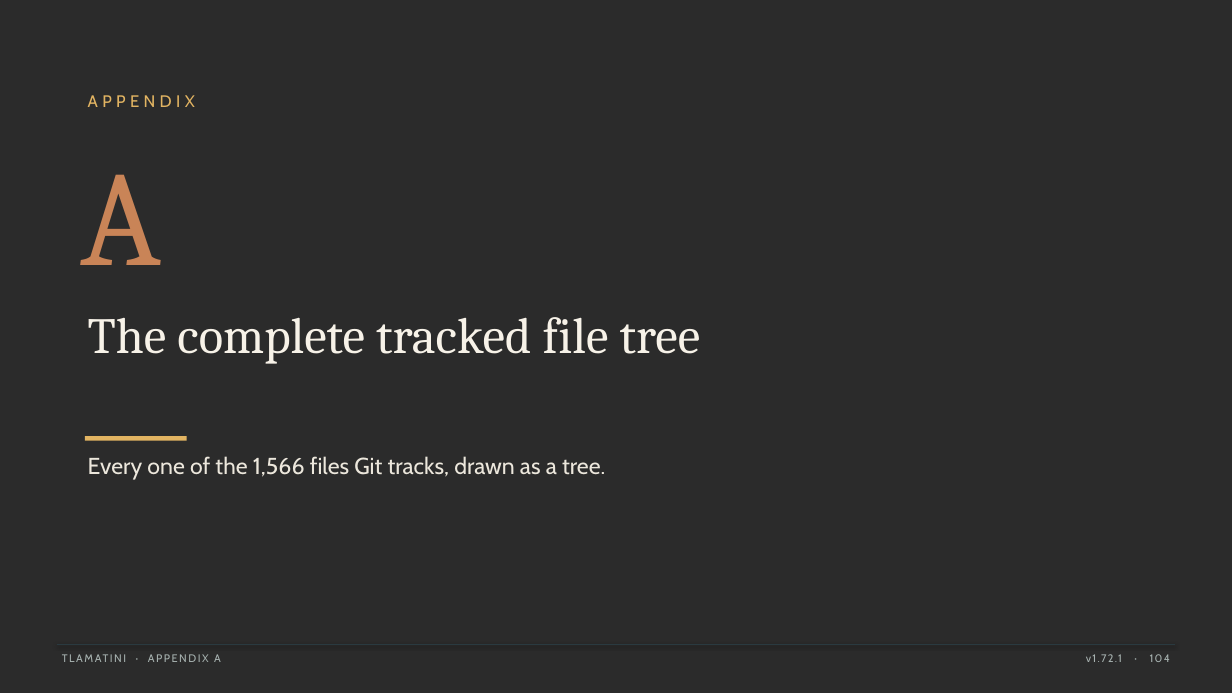
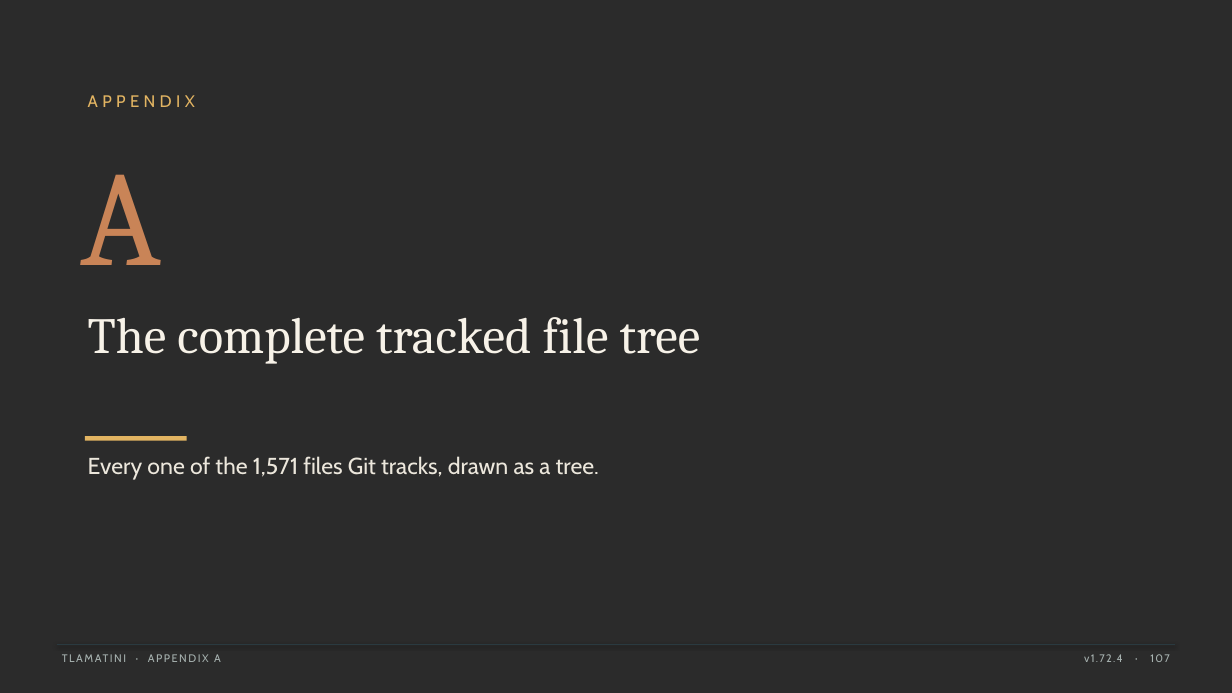
Before and after one commit to XAIHT/Tlamatini, a slide deck: slide 107 of Tlamatini_eXtended_Artificial_Intelligence_Humanly_Tempered.pptx (slide 104 before the commit). Drawn at 1232x693 pixels with LibreOffice and Linux fonts; fonts in the diff are those of the drawing; background and template pictures are left out; a plain dark background stands for a picture behind light text. Boxes give left, top, right and bottom in pixels: in the first picture for what was removed or moved away, otherwise in the second. Text is boxed around its words. In the diff, an @@ line names an element or a change of style, - is before the commit and + after.

```diff
--- a/Tlamatini_eXtended_Artificial_Intelligence_Humanly_Tempered.pptx
+++ b/Tlamatini_eXtended_Artificial_Intelligence_Humanly_Tempered.pptx
@@ text at <box>88,456,599,480</box>: text changed @@
-Every one of the 1,566 files Git tracks, drawn as a tree.
+Every one of the 1,571 files Git tracks, drawn as a tree.
@@ text at <box>1084,654,1170,662</box>: text changed @@
-v1.72.1 · 104
+v1.72.4 · 107
```
Also in this commit, not shown: 120 other slides changed, 3 slides added, 3 other files.
